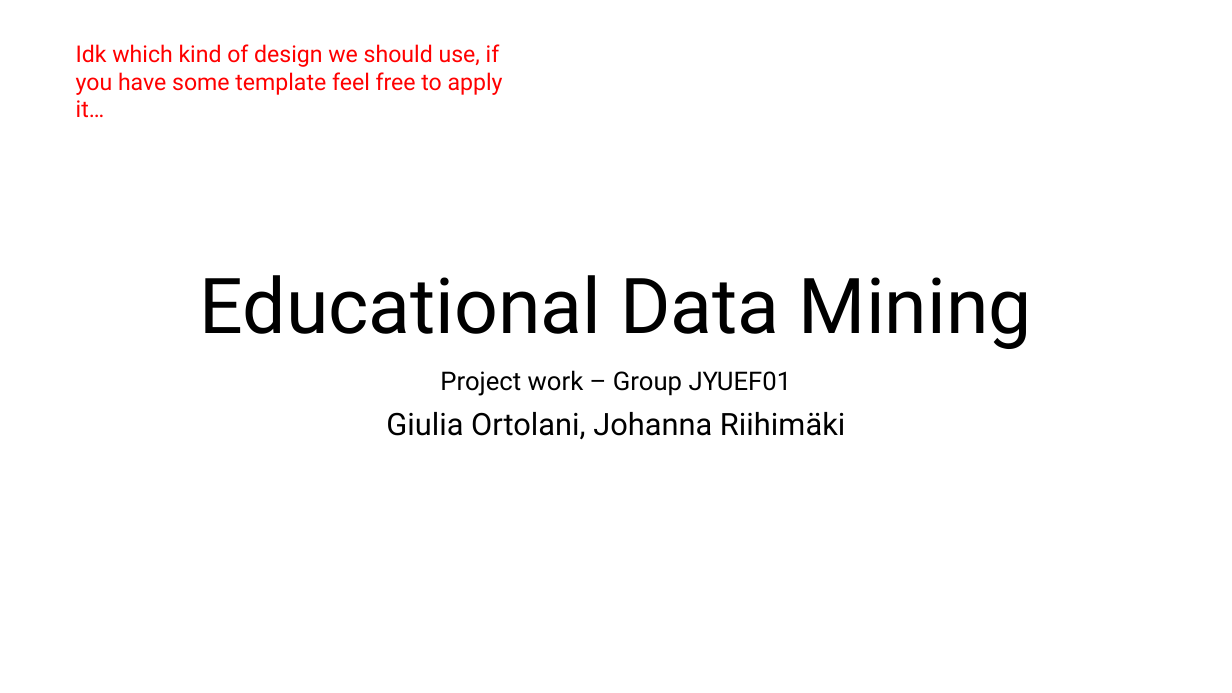
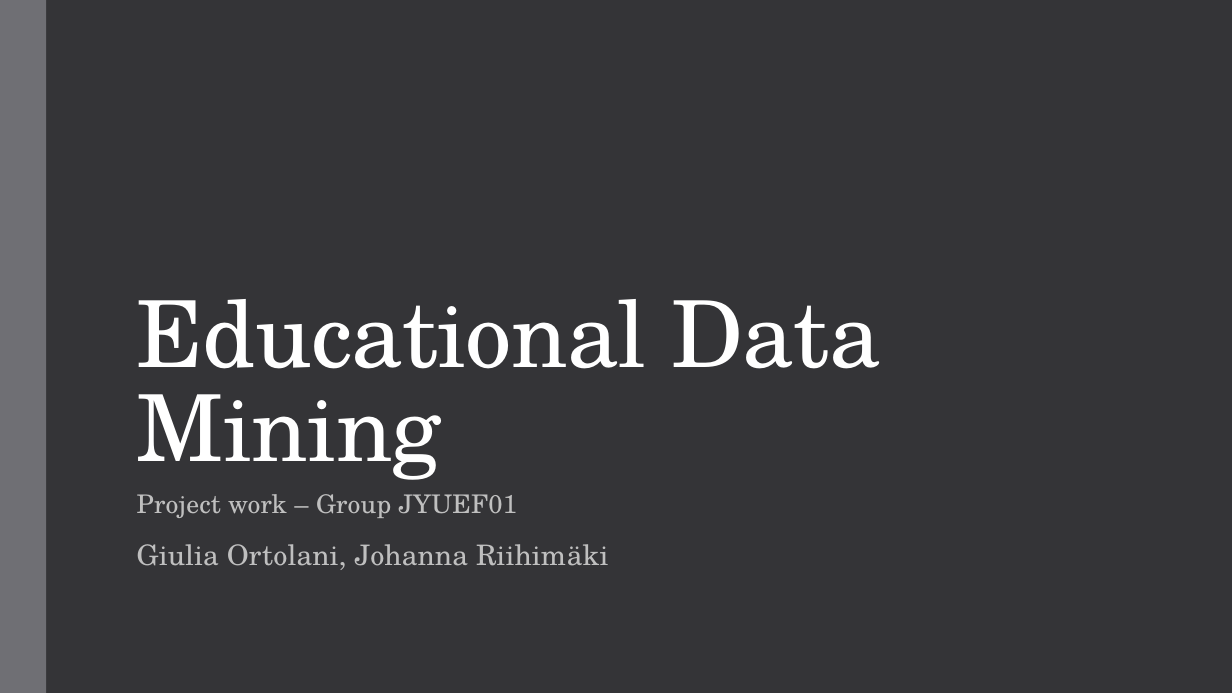
Before and after one commit to fskgiulia/JYUEF01, a slide deck: slide 1 of edm-project.pptx. Drawn at 1232x693 pixels with LibreOffice and Linux fonts; fonts in the diff are those of the drawing. Boxes give left, top, right and bottom in pixels: in the first picture for what was removed or moved away, otherwise in the second. Text is boxed around its words. In the diff, an @@ line names an element or a change of style, - is before the commit and + after.

```diff
--- a/edm-project.pptx
+++ b/edm-project.pptx
@@ background #FFFFFF to #353537 @@
@@ rectangle added at [0, 0, 46, 693], fill #6F6F74 @@
@@ text removed at [76, 44, 503, 95] @@
-Idk which kind of design we should use, if you have some template feel free to apply it…
@@ title "Educational Data Mining": place and size @@
-title "Educational Data Mining" at [200, 275, 1032, 349]
+title "Educational Data Mining" at [137, 299, 880, 480]
@@ title "Educational Data Mining" at [137, 299, 880, 480]: size 60 to 72 pt, font Roboto to TeX Gyre Schola, text colour #000000 to #FFFFFF, letter spacing 0 to -0.5 pt; alignment centre to left; line spacing 0.9 to 0.85 @@
@@ subtitle "Project work – Group JYUEF01": place and size @@
-subtitle "Project work – Group JYUEF01" at [386, 370, 845, 440]
+subtitle "Project work – Group JYUEF01" at [137, 494, 608, 570]
@@ subtitle "Project work – Group JYUEF01" at [137, 494, 608, 570]: font Roboto to TeX Gyre Schola, text colour #000000 to #BFBFBF, letter spacing 0 to 0.1 pt; size 24 to 22 pt in "Giulia Ortolani, Johanna Riihimäki"; alignment centre to left; line spacing 0.9 to 0.95; more space between paragraphs @@
```
Also in this commit, not shown: 3 other slides changed, 4 slides added, 2 slides removed.
